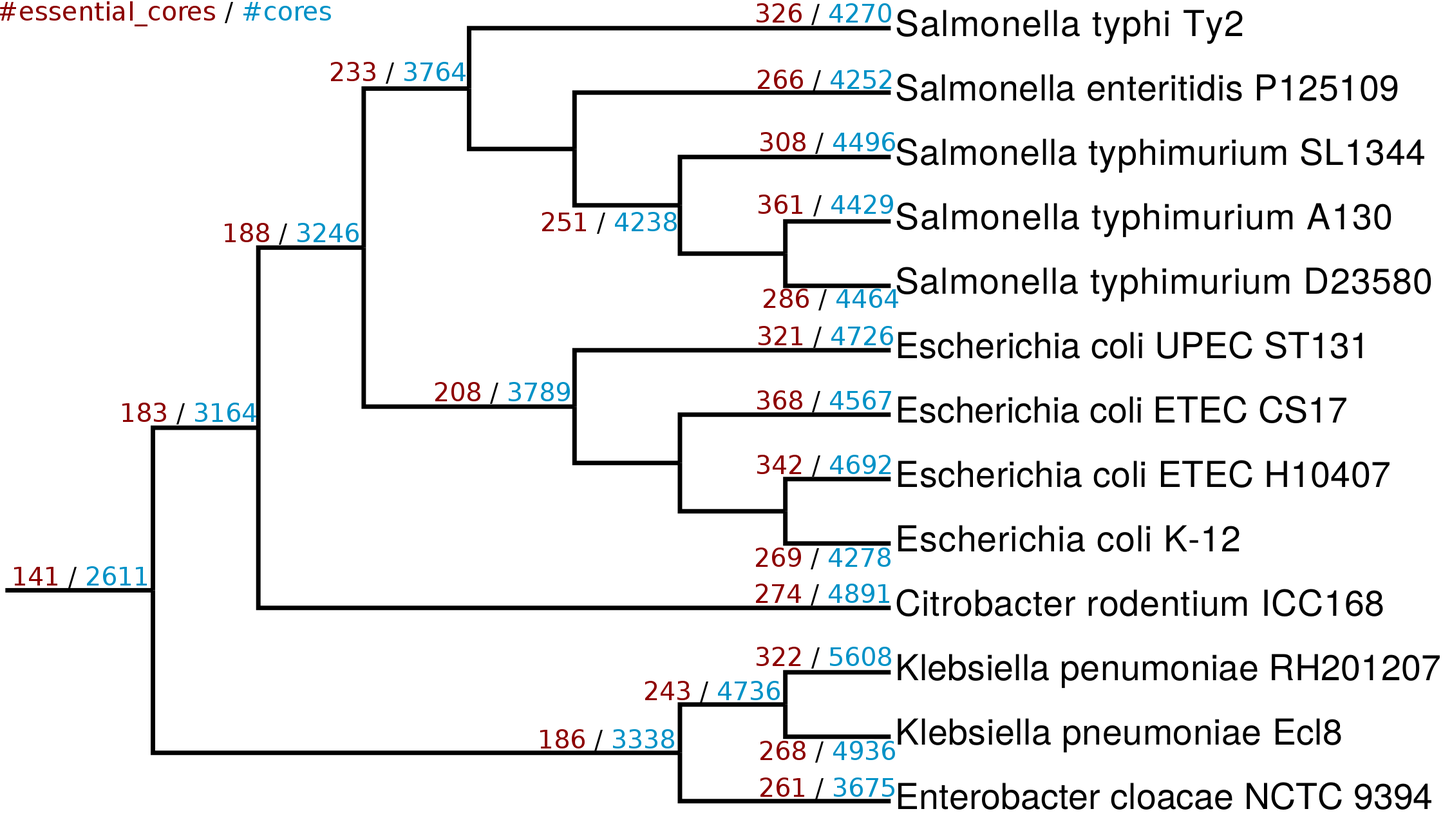
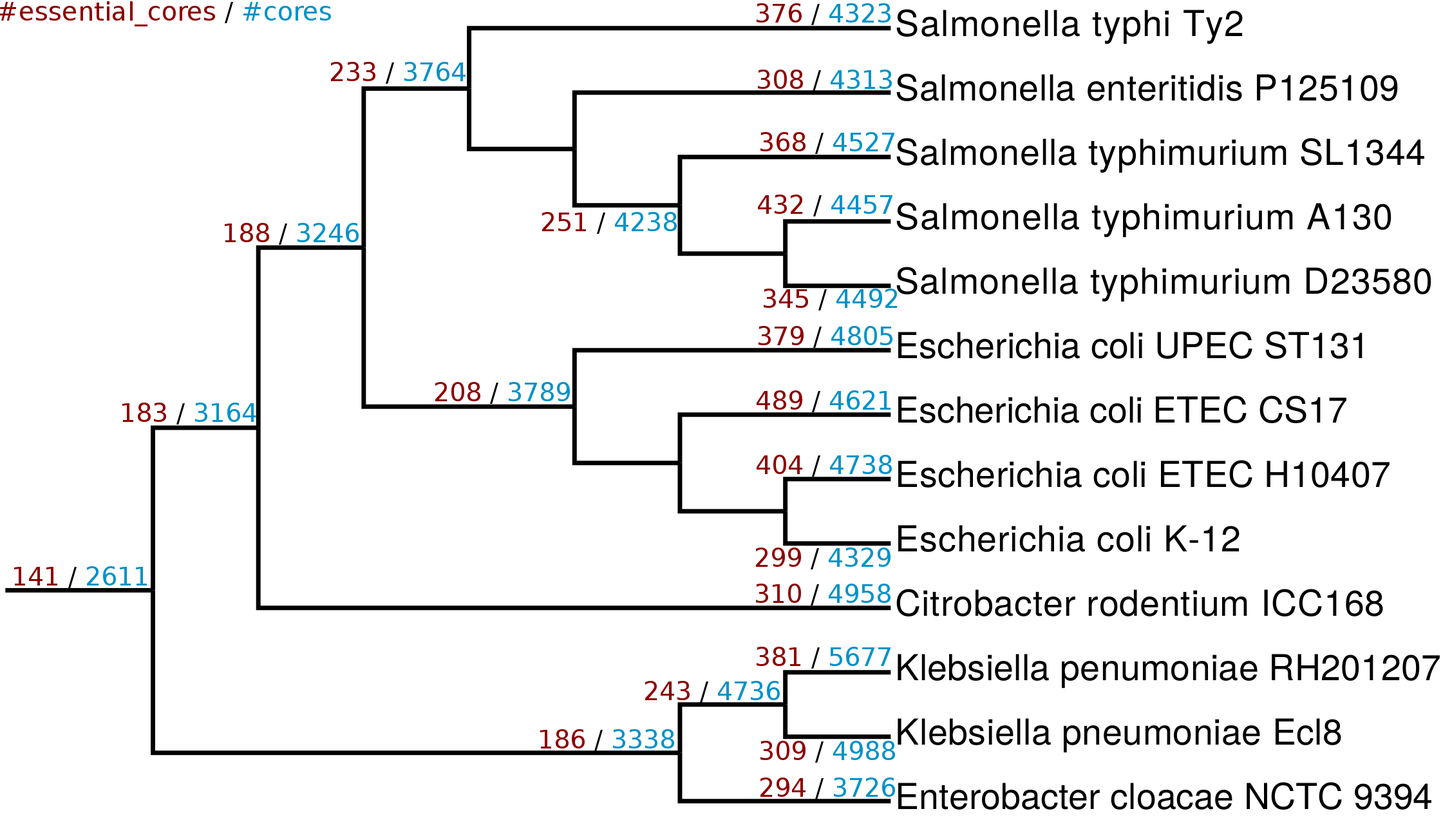
Layer changes from the first (1452, 829) image to the second:
renamed "261 / 3675" to "294 / 3726", painted on it over left=776, top=777, right=896, bottom=797
renamed "268 / 4936" to "309 / 4988", painted on it over left=760, top=740, right=896, bottom=760
renamed "322 / 5608" to "381 / 5677", painted on it over left=772, top=646, right=892, bottom=666
renamed "274 / 4891" to "310 / 4958", painted on it over left=755, top=583, right=891, bottom=603
renamed "269 / 4278" to "299 / 4329", painted on it over left=772, top=547, right=891, bottom=567
renamed "342 / 4692" to "404 / 4738", painted on it over left=756, top=454, right=892, bottom=474
renamed "368 / 4567" to "489 / 4621", painted on it over left=756, top=390, right=892, bottom=410
renamed "321 / 4726" to "379 / 4805", painted on it over left=774, top=325, right=894, bottom=346
renamed "286 / 4464" to "345 / 4492", painted on it over left=763, top=288, right=899, bottom=308
renamed "361 / 4429" to "432 / 4457", painted on it over left=757, top=194, right=894, bottom=214
renamed "308 / 4496" to "368 / 4527", painted on it over left=776, top=132, right=896, bottom=152
renamed "266 / 4252" to "308 / 4313", painted on it over left=757, top=69, right=892, bottom=89
renamed "326 / 4270" to "376 / 4323", painted on it over left=772, top=3, right=892, bottom=23
